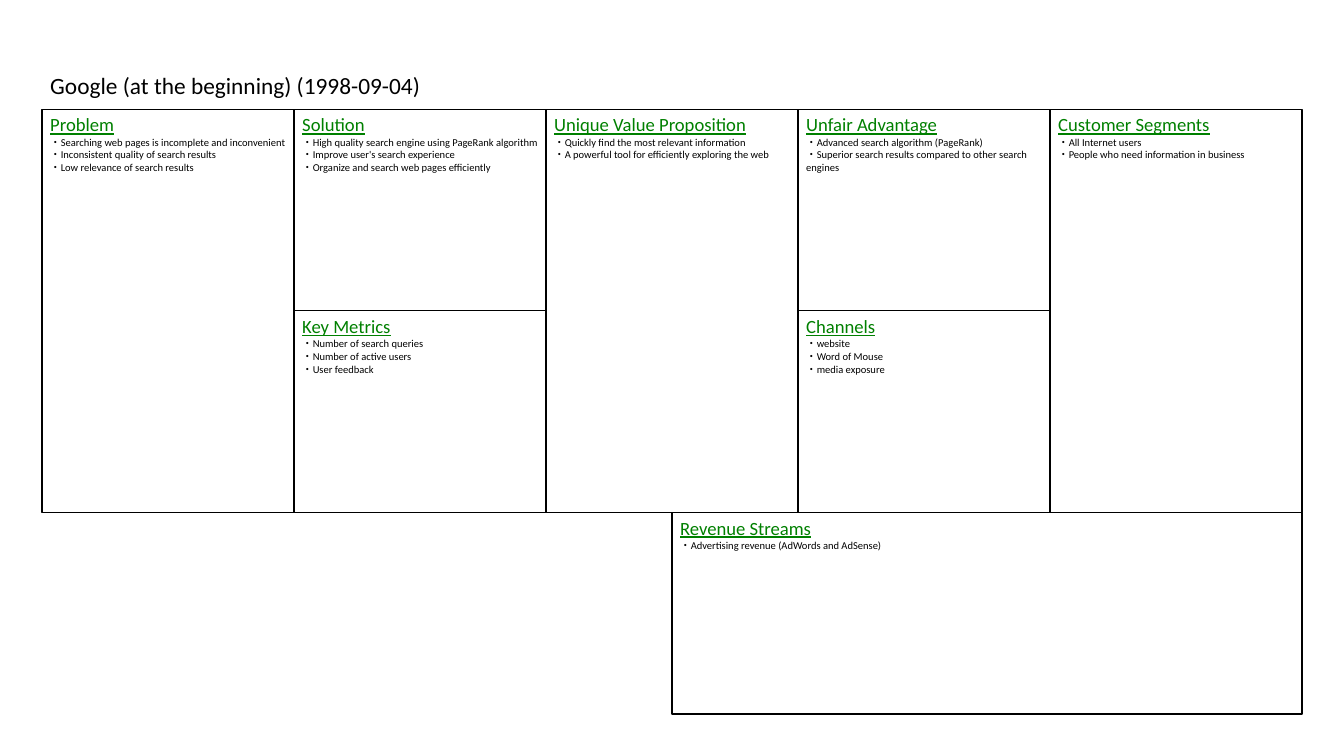
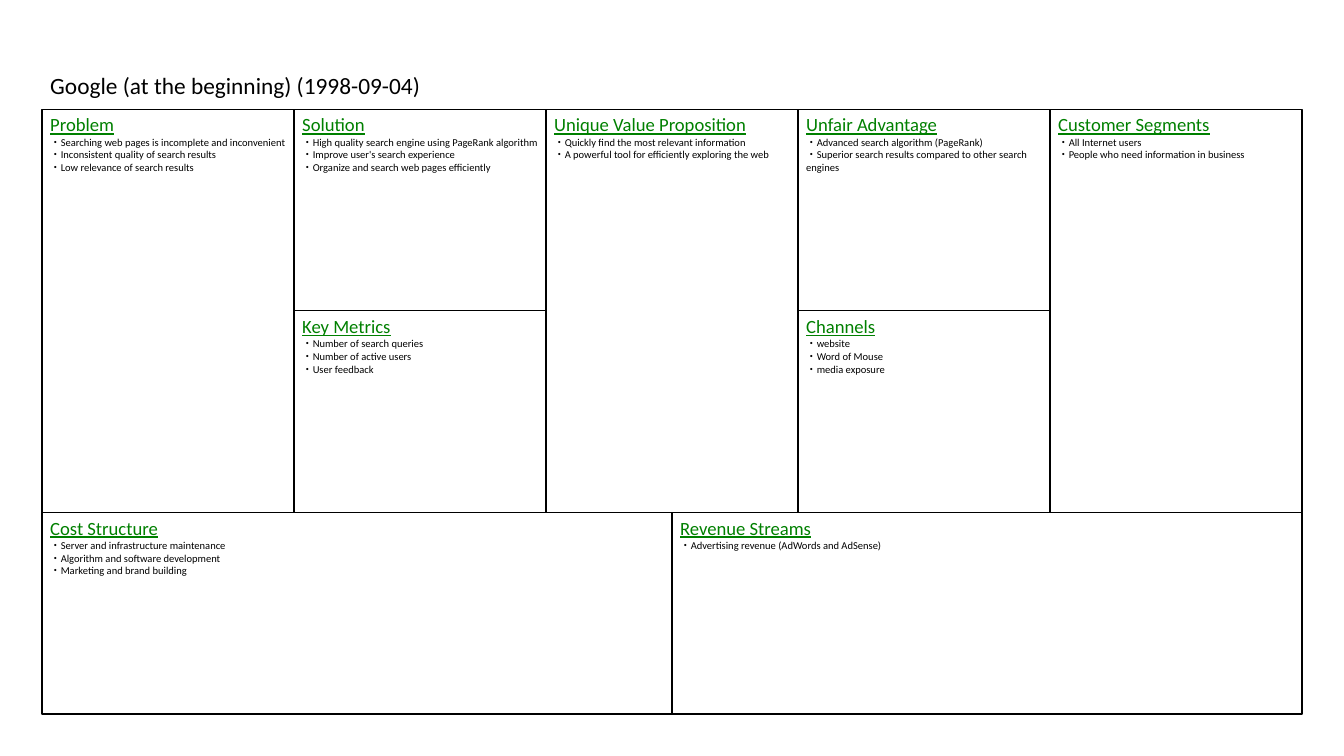
Before and after one commit to t0m0h1r0/LeanCanvas, a slide deck: slide 1 of sample_en.pptx. Drawn at 1344x756 pixels with LibreOffice and Linux fonts; fonts in the diff are those of the drawing. Boxes give left, top, right and bottom in pixels: in the first picture for what was removed or moved away, otherwise in the second. Text is boxed around its words. In the diff, an @@ line names an element or a change of style, - is before the commit and + after.

```diff
--- a/sample_en.pptx
+++ b/sample_en.pptx
@@ rectangle added at [42,512,672,714], outline #000000 1 pt, 9 pt, text #000000 @@
+Cost Structure
+・Server and infrastructure maintenance
+・Algorithm and software development
+・Marketing and brand building
```
Also in this commit, not shown: 6 other slides changed, 4 other files.
